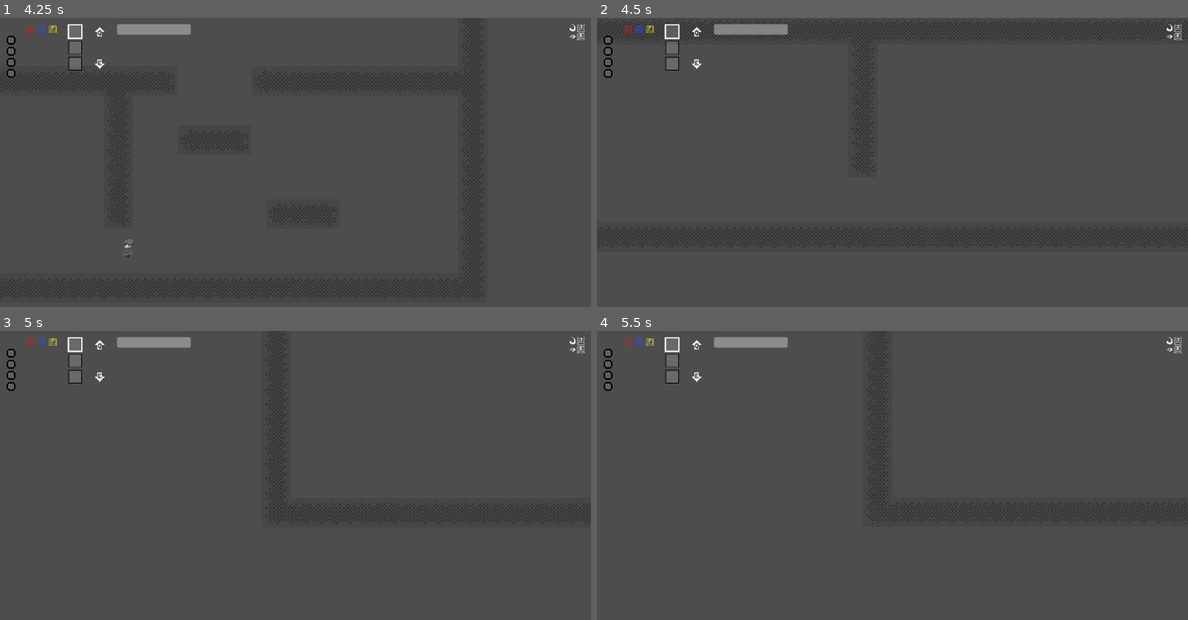
Above: before the commit, frames 1-4 (two rows, left to right).
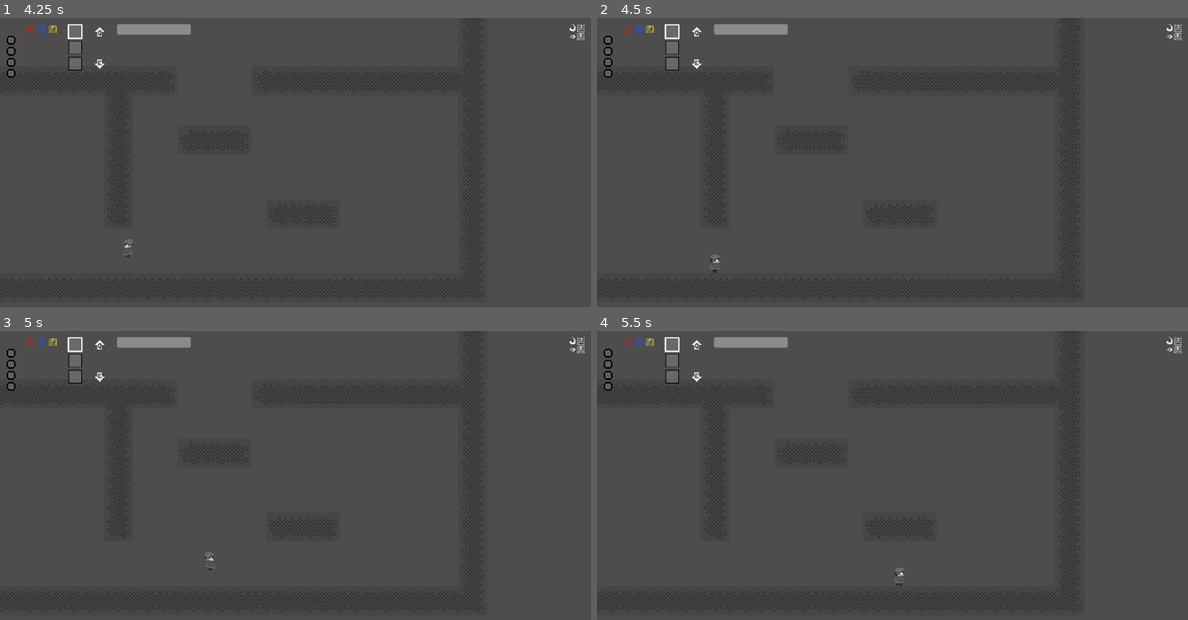
Above: after the commit, the same moments.

Repository: HimeWoo/untitled-paint-game
Game: Godot game, scene res://scenes/screen_transition_test.tscn
Two runs of this game, one before a commit and one after it. Both use one fixed random seed, a clock stepped at 60 frames per second and the inputs below. This scene is started directly instead of the project's main scene. Sound files missing from this copy of the repository are replaced by a short silence.
Inputs (mouse positions are in pixels of both pictures, inside the frame that each line leads up to):
- Up to frame 1 (4.25 s): tap Enter (queue_confirm) at 0.5 s; move the mouse to (265, 252) at 0.52 s; hold D (move_right) 0.53-2.03 s; tap K (dash) at 0.6 s; click (265, 252) at 0.67 s; tap Space (jump) at 0.77, 1.52, 3.02, 3.77 s; move the mouse to (472, 234) at 1.27 s; tap S (look_down) at 1.35 s; move the mouse to (118, 133) at 2.02 s; hold W (look_up) 2.03-2.78 s; hold A (move_left) from 2.03 s (still down); move the mouse to (325, 185) at 2.77 s; tap J (melee_attack) at 2.85 s; click (325, 185) at 2.92 s; move the mouse to (206, 101) at 3.52 s; tap O (queue_blue) at 3.6 s
- Up to frame 2 (4.5 s): move the mouse to (1022, 168) at 4.27 s; release A (move_left) at 4.28 s; hold D (move_right) from 4.28 s (still down); tap R (queue_clear) at 4.35 s
- Up to frame 3 (5 s): keep holding D (move_right); tap Space (jump) at 4.52 s
- Up to frame 4 (5.5 s): keep holding D (move_right); move the mouse to (774, 513) at 5.02 s; tap Enter (queue_confirm) at 5.1 s; click (774, 513) at 5.17 s

Frame 1 is identical in both runs. In frame 2, less than 0.1% of the frame differs, in the area x 19-21%, y 81-89%; in frame 3, less than 0.1%; in frame 4, less than 0.1%.
Error after the commit: Attempt to call function 'hide' in base 'null instance' on a null instance. (res://scripts/room_transition.gd:45)

Commit message:
major updates, parallax section!!

Diff:
--- a/untitled-paint-game/scenes/World.tscn
+++ b/untitled-paint-game/scenes/World.tscn
@@ -1,6 +1,7 @@
-[gd_scene load_steps=38 format=4 uid="uid://cqqs3koshw1te"]
+[gd_scene load_steps=42 format=4 uid="uid://cqqs3koshw1te"]
 
 [ext_resource type="PackedScene" uid="uid://b3rae3dafdwir" path="res://scenes/player.tscn" id="1_32lhk"]
+[ext_resource type="Script" uid="uid://bq1gec2kakrsi" path="res://scripts/world-bg.gd" id="1_aqlsr"]
 [ext_resource type="TileSet" uid="uid://cvaryx1sf0cl5" path="res://assets/tiles/tiles.tres" id="2_nthub"]
 [ext_resource type="Script" path="res://scripts/paintable.gd" id="3_30fn3"]
 [ext_resource type="Script" path="res://scripts/camera.gd" id="4_7c4bj"]
@@ -24,7 +25,10 @@
 [ext_resource type="PackedScene" uid="uid://c0ueve5t7pkg7" path="res://scenes/pressure_pad.tscn" id="18_44lqw"]
 [ext_resource type="Texture2D" uid="uid://r5q47i1wtxn6" path="res://assets/bgs/bg-dust2.png" id="18_dwmkc"]
 [ext_resource type="Texture2D" uid="uid://n0hqodac3vwm" path="res://assets/bgs/bg-sky-taller.png" id="18_yncth"]
+[ext_resource type="Texture2D" uid="uid://dxsfn271js2jk" path="res://assets/bgs/bg-para-city1.png" id="20_lawxi"]
 [ext_resource type="AudioStream" uid="uid://cb3n6alibjbd3" path="res://assets/music/Et Dominum.mp3" id="21_dgldv"]
+[ext_resource type="Texture2D" uid="uid://b1p7tsini4nec" path="res://assets/bgs/bg-para-city2.png" id="21_uni40"]
+[ext_resource type="Texture2D" uid="uid://cb0wl6t3qw1hk" path="res://assets/bgs/bg-para-city3.png" id="22_uni40"]
 
 [sub_resource type="RectangleShape2D" id="RectangleShape2D_h1bdy"]
 size = Vector2(640, 360)
@@ -65,6 +69,7 @@
 size = Vector2(36.72339, 96.85416)
 
 [node name="World" type="Node2D"]
+script = ExtResource("1_aqlsr")
 
 [node name="CanvasLayer" type="CanvasLayer" parent="."]
 
@@ -473,6 +478,7 @@
 enter_directions = Array[int]([3])
 camera = NodePath("../Camera")
 camera_target = Vector2(3840, -970)
+show_background = true
 
 [node name="CollisionShape2D" type="CollisionShape2D" parent="Transition8to9"]
 position = Vector2(-3.912719e-07, -0.0003681183)
@@ -503,6 +509,7 @@
 enter_directions = Array[int]([3])
 camera = NodePath("../Camera")
 camera_target = Vector2(3350, -1325)
+show_background = true
 
 [node name="CollisionShape2D" type="CollisionShape2D" parent="Transition9to10"]
 position = Vector2(-3.912719e-07, 0.00018501282)
@@ -518,6 +525,7 @@
 enter_directions = Array[int]([1])
 camera = NodePath("../Camera")
 camera_target = Vector2(3840, -970)
+show_background = true
 
 [node name="CollisionShape2D" type="CollisionShape2D" parent="Transition10to9"]
 position = Vector2(-1.610443e-05, -129.83359)
@@ -535,6 +543,7 @@
 camera = NodePath("../Player/PlayerFollowCamera")
 camera_target = Vector2(3350, -1325)
 follow_player = true
+show_background = true
 
 [node name="CollisionShape2D" type="CollisionShape2D" parent="Transition10to11"]
 position = Vector2(-3.912719e-07, 0.00018501282)
@@ -550,6 +559,7 @@
 enter_directions = Array[int]([2])
 camera = NodePath("../Camera")
 camera_target = Vector2(3350, -1325)
+show_background = true
 
 [node name="CollisionShape2D" type="CollisionShape2D" parent="Transition11to10"]
 position = Vector2(-29.840565, 1.9775162)
@@ -564,6 +574,7 @@
 enter_directions = Array[int]([0])
 camera = NodePath("../Camera")
 camera_target = Vector2(5800, -1325)
+show_background = true
 
 [node name="CollisionShape2D" type="CollisionShape2D" parent="Transition11to12"]
 position = Vector2(14.121801, -0.40334934)
@@ -580,6 +591,7 @@
 camera = NodePath("../Player/PlayerFollowCamera")
 camera_target = Vector2(3350, -1325)
 follow_player = true
+show_background = true
 
 [node name="CollisionShape2D" type="CollisionShape2D" parent="Transition12to11"]
 position = Vector2(40.221474, 1.3842671)
@@ -596,11 +608,11 @@
 camera_target = Vector2(5940, -932)
 
 [node name="CollisionShape2D" type="CollisionShape2D" parent="Transition12to13"]
-position = Vector2(-3.912719e-07, 0.00018501282)
+position = Vector2(1.0395293, -59.20268)
 shape = SubResource("RectangleShape2D_rm3lh")
 
 [node name="Transition13to12" type="Area2D" parent="." node_paths=PackedStringArray("camera")]
-position = Vector2(5937.9995, -1103.9999)
+position = Vector2(5938, -1066.96)
 rotation = 3.1415925
 scale = Vector2(4.664022, -0.18734127)
 collision_layer = 0
@@ -612,7 +624,7 @@
 follow_player = true
 
 [node name="CollisionShape2D" type="CollisionShape2D" parent="Transition13to12"]
-position = Vector2(0.00022125244, -0.19776535)
+position = Vector2(1.086669e-05, -165.68683)
 shape = SubResource("RectangleShape2D_dwmkc")
 
 [node name="Transition13to14" type="Area2D" parent="." node_paths=PackedStringArray("camera")]
@@ -708,7 +720,7 @@
 shape = SubResource("RectangleShape2D_dwmkc")
 
 [node name="Map BGs" type="Parallax2D" parent="."]
-z_index = -100
+z_index = -80
 scroll_scale = Vector2(0, 0)
 follow_viewport = false
 ignore_camera_scroll = true
@@ -732,7 +744,7 @@
 offset = Vector2(-517, 138)
 
 [node name="Sprite2D5" type="Sprite2D" parent="Map BGs"]
-position = Vector2(2817, -1529)
+position = Vector2(3496, -1529)
 texture = ExtResource("17_jgbtq")
 offset = Vector2(553, 227)
 
@@ -744,14 +756,45 @@
 position = Vector2(960, 540)
 texture = ExtResource("15_c0d7e")
 
-[node name="SkyPara" type="Parallax2D" parent="."]
-visible = false
+[node name="ParallaxSection" type="Node2D" parent="."]
+
+[node name="SkyPara" type="Parallax2D" parent="ParallaxSection"]
 z_index = -101
 scroll_scale = Vector2(0, 0.05)
 
-[node name="Sprite2D" type="Sprite2D" parent="SkyPara"]
-position = Vector2(960, 350)
+[node name="Sprite2D" type="Sprite2D" parent="ParallaxSection/SkyPara"]
+position = Vector2(960, 320)
 texture = ExtResource("18_yncth")
+
+[node name="City1" type="Parallax2D" parent="ParallaxSection"]
+z_index = -97
+scroll_scale = Vector2(0.1, 0.1)
+repeat_size = Vector2(720, 0)
+repeat_times = 6
+
+[node name="Sprite2D" type="Sprite2D" parent="ParallaxSection/City1"]
+position = Vector2(0, 240)
+texture = ExtResource("20_lawxi")
+
+[node name="City2" type="Parallax2D" parent="ParallaxSection"]
+z_index = -96
+scroll_scale = Vector2(0.2, 0.2)
+repeat_size = Vector2(720, 0)
+repeat_times = 6
+
+[node name="Sprite2D" type="Sprite2D" parent="ParallaxSection/City2"]
+position = Vector2(0, 80)
+texture = ExtResource("21_uni40")
+
+[node name="City3" type="Parallax2D" parent="ParallaxSection"]
+z_index = -95
+scroll_scale = Vector2(0.4, 0.4)
+repeat_size = Vector2(1536, 0)
+repeat_times = 6
+
+[node name="Sprite2D" type="Sprite2D" parent="ParallaxSection/City3"]
+position = Vector2(0, -200)
+texture = ExtResource("22_uni40")
 
 [node name="Dust1" type="Parallax2D" parent="."]
 z_index = -101
@@ -846,7 +889,7 @@
 scale = Vector2(1, 2.560788)
 
 [node name="PressurePad3" parent="." node_paths=PackedStringArray("linked_door") instance=ExtResource("18_44lqw")]
-position = Vector2(6419, -769)
+position = Vector2(6419, -771)
 scale = Vector2(1, 1)
 linked_door = NodePath("../Door3")
 
--- a/untitled-paint-game/scripts/room_transition.gd
+++ b/untitled-paint-game/scripts/room_transition.gd
@@ -28,12 +28,22 @@
 
 @export var follow_player: bool = false
 
+## PARALLAX SECTION STUFF
+@export var show_background: bool = false
+@onready var bg_group = $"/root/World/ParallaxSection"
+
 func _ready() -> void:
 	body_entered.connect(_on_body_entered)
 
 
 func _on_body_entered(body: CharacterBody2D) -> void:
 	if body.is_in_group("player") and _entered_from_valid_direction(body):
+		if show_background:
+			print("parallax trigger hit...")
+			bg_group.show()
+		else:
+			bg_group.hide()
+
 		if not follow_player:
 			if camera:
 				camera.make_current()
--- /dev/null
+++ b/untitled-paint-game/scripts/world-bg.gd
@@ -0,0 +1,6 @@
+extends Node2D
+
+@onready var new_bg = $ParallaxSection
+
+func _ready():
+	new_bg.hide()
Binary file added: untitled-paint-game/assets/bgs/bg-para-city1.png
Not shown, added: untitled-paint-game/assets/bgs/bg-para-city1.png.import
Binary file added: untitled-paint-game/assets/bgs/bg-para-city2.png
Not shown, added: untitled-paint-game/assets/bgs/bg-para-city2.png.import
Binary file added: untitled-paint-game/assets/bgs/bg-para-city3.png
Not shown, added: untitled-paint-game/assets/bgs/bg-para-city3.png.import
Binary file changed: untitled-paint-game/assets/bgs/bg-tut5.png
Empty file removed: untitled-paint-game/scenes/world-ctrl.gd
Not shown, removed: untitled-paint-game/scenes/world-ctrl.gd.uid
Not shown, added: untitled-paint-game/scripts/world-bg.gd.uid
